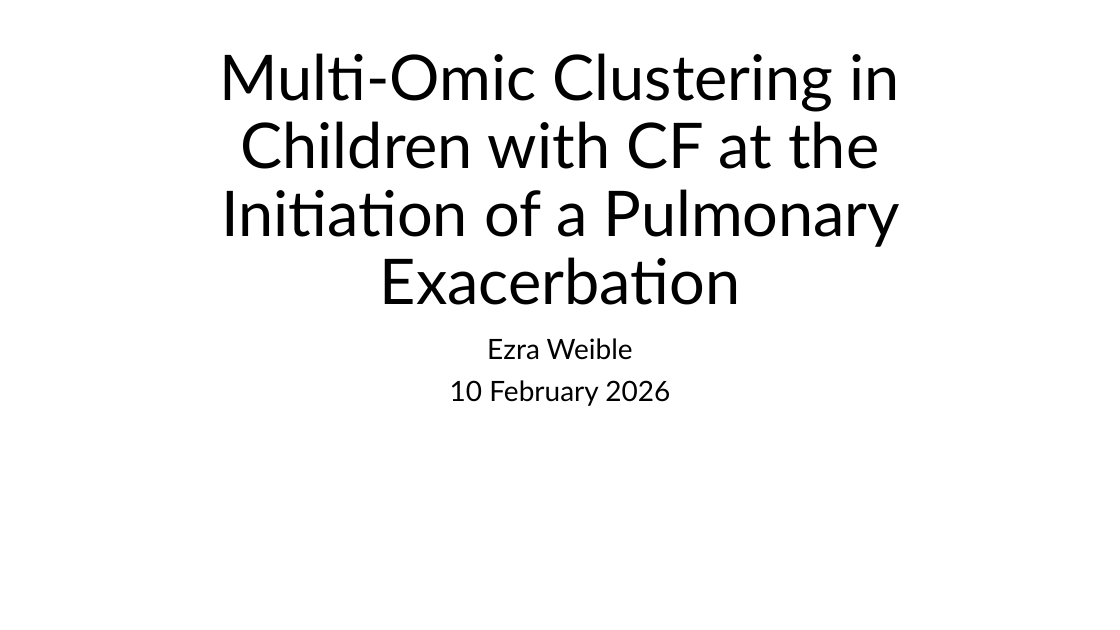
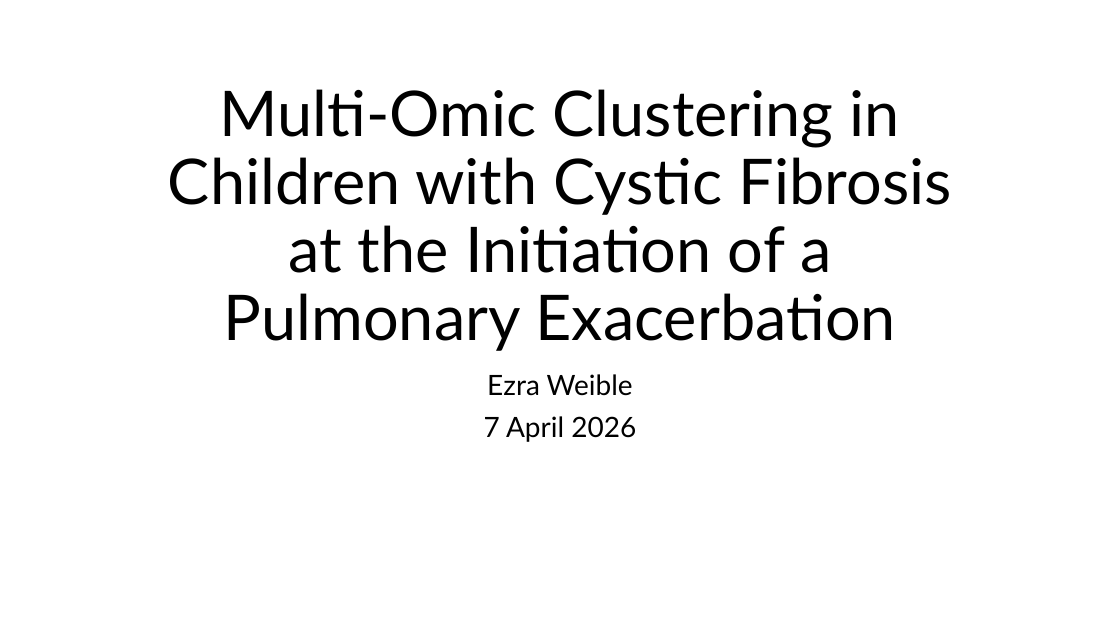
Before and after one commit to eweible/CF_Multi-omic_Clustering, a slide deck: slide 1 of Dissemination/Weible_Defense.pptx. Drawn at 1120x630 pixels with LibreOffice and Linux fonts; fonts in the diff are those of the drawing. Boxes give left, top, right and bottom in pixels: in the first picture for what was removed or moved away, otherwise in the second. Text is boxed around its words. In the diff, an @@ line names an element or a change of style, - is before the commit and + after.

```diff
--- a/Dissemination/Weible_Defense.pptx
+++ b/Dissemination/Weible_Defense.pptx
@@ title at [168, 89, 952, 351]: text changed @@
-Multi-Omic Clustering in Children with CF at the Initiation of a Pulmonary Exacerbation
+Multi-Omic Clustering in Children with Cystic Fibrosis at the Initiation of a Pulmonary Exacerbation
@@ subtitle "Ezra Weible": place and size @@
-subtitle "Ezra Weible" at [450, 338, 670, 406]
+subtitle "Ezra Weible" at [484, 374, 636, 442]
@@ subtitle at [484, 416, 636, 442]: text changed @@
-10 February 2026
+7 April 2026
```
Also in this commit, not shown: 17 other slides changed, 17 slides added, 3 slides removed, 6 other files.
